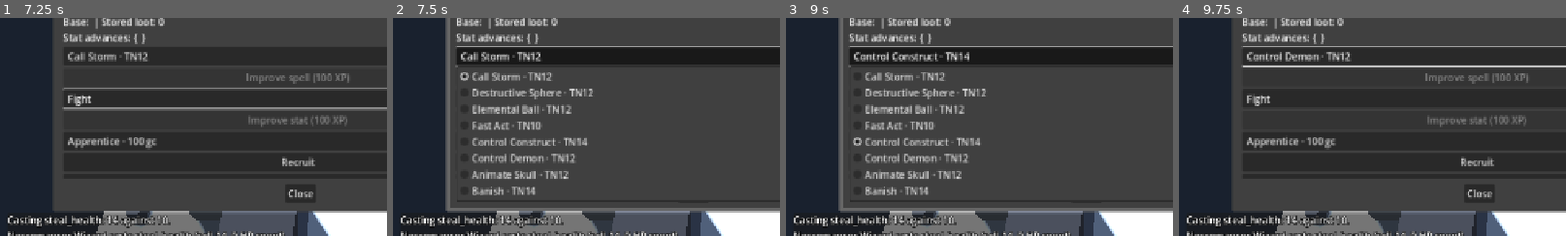
Above: before the commit, frames 1-4 (left to right).
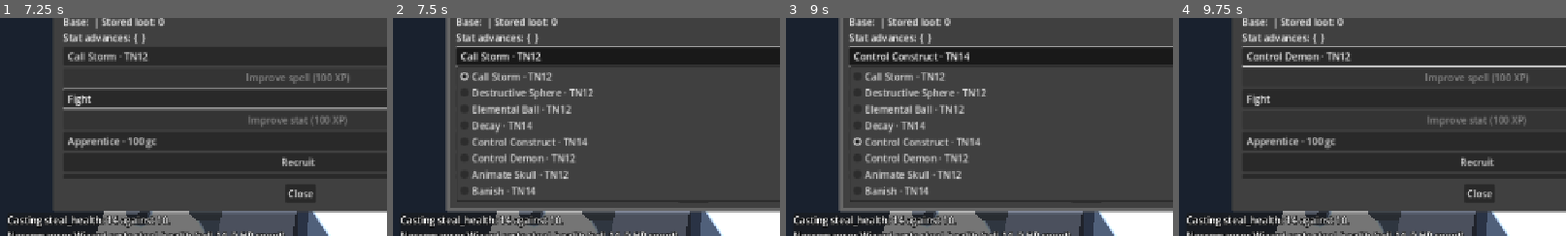
Above: after the commit, the same moments.

Repository: drag0nblad3/Frostgame
Game: Godot game, scene res://scenes/main.tscn
Same seed, same stepped clock (60 frames per second), same inputs: the game is played once before the commit and once after it.
Inputs:
- Up to frame 1 (7.25 s): click "Campaign" at 0.5 s; click "Campaign" at 1.25 s; click "New game" at 2 s; click "New game" at 2.75 s; click "Start campaign with current d…" at 3.5 s; click "Fight" at 4.25 s; click "Watch" at 5 s; click "Warband" at 5.75 s; click "Frozen Ruins" at 6.5 s
- Up to frame 2 (7.5 s): click "Call Storm · TN12" at 7.25 s
- Up to frame 3 (9 s): click "Apprentice · 100 gc" at 8 s; click "Control Construct · TN14" at 8.75 s
- Up to frame 4 (9.75 s): click "Recruit" at 9.5 s
The pictures show only the part of the screen within x 0-50%, y 27-77%; the shares and areas given below are measured in that part.

Frame 1 is identical in both runs. In frame 2, 0.4% of the frame differs, in the area x 20-39%, y 47-53%; in frame 3, 0.4%; in frame 4, nothing differs.

Commit message:
Implement Decay with individual weapon targeting and unarmed fallback

Diff:
--- a/data/spells.json
+++ b/data/spells.json
@@ -9,7 +9,7 @@
     "name": "Decay",
     "school": "chronomancer",
     "number": 12,
-    "kind": "unimplemented"
+    "kind": "counter"
   },
   "fast_act": {
     "name": "Fast Act",
--- a/src/core/figures/figure.gd
+++ b/src/core/figures/figure.gd
@@ -40,6 +40,8 @@
 var acted := false
 ## Crossbows start loaded and need an action to reload after shooting.
 var loaded := true
+var destroyed_weapons: Array[String] = []
+var unarmed_weapon: WeaponDef
 var melee: WeaponDef
 var ranged: WeaponDef
 
@@ -54,6 +56,7 @@
 		health = d.health
 		if d.id == "apothecary":
 			items.append({"potion": "healing", "campaign_item": false})
+		unarmed_weapon = unarmed
 		melee = unarmed
 		for w in d.weapons:
 			if w.melee:
@@ -73,7 +76,7 @@
 func effective_fight() -> int:
 	if spell_effects.has("blinding_light"):
 		return 0
-	var value := def.fight - (1 if treasure_id >= 0 and def.treasure_encumbered() else 0) + (2 if spell_effects.has("strength") else 0) + (1 if spell_effects.has("combat_awareness") else 0) - (2 if spell_effects.has("furious_quill") else 0)
+	var value := def.fight - (1 if treasure_id >= 0 and treasure_encumbered() else 0) + (2 if spell_effects.has("strength") else 0) + (1 if spell_effects.has("combat_awareness") else 0) - (2 if spell_effects.has("furious_quill") else 0)
 	value += 1 if spell_effects.has("potion_strength") else 0
 	if spell_effects.has("petrify"):
 		value = maxi(0, value - 3)
@@ -115,3 +118,7 @@
 
 func immune_to_poison() -> bool:
 	return def.traits.has("undead") or def.traits.has("construct") or def.traits.has("demon")
+
+
+func treasure_encumbered() -> bool:
+	return def.shield or ranged != null or melee.id in ["staff", "two_handed"]
--- a/src/core/figures/magic_equipment.gd
+++ b/src/core/figures/magic_equipment.gd
@@ -34,6 +34,8 @@
 			continue
 		var type: String = info["type"]
 		if type in WEAPONS:
+			if f.destroyed_weapons.has(type):
+				continue
 			if weapon != "" and type != weapon:
 				continue
 			if weapon == "" and type != f.melee.id and (f.ranged == null or type != f.ranged.id):
--- a/src/core/state/spell_actions.gd
+++ b/src/core/state/spell_actions.gd
@@ -9,6 +9,7 @@
 var counter: CounterMagic
 var illusions: IllusionActions
 var resistance: ResistanceActions
+var weapons: WeaponActions
 
 
 func _init(controller: GameController) -> void:
@@ -19,6 +20,7 @@
 	counter = CounterMagic.new(c)
 	illusions = IllusionActions.new(c)
 	resistance = ResistanceActions.new(c)
+	weapons = WeaponActions.new(c)
 
 
 func can_cast(id: String, target_id: int) -> bool:
@@ -96,11 +98,11 @@
 func counter_options(id: String) -> Array[Dictionary]:
 	var f := c.state.active()
 	var empty: Array[Dictionary] = []
-	if id not in ["dispel", "spell_eater"] or not c.can_act() or f == null or f.def.role not in ["wizard", "apprentice"] or Contact.in_combat(c.state.figures, f) or f.spell_effects.has("blinding_light"):
+	if id not in ["dispel", "spell_eater", "decay"] or not c.can_act() or f == null or f.def.role not in ["wizard", "apprentice"] or Contact.in_combat(c.state.figures, f) or f.spell_effects.has("blinding_light"):
 		return empty
 	if not available_spell(f, id):
 		return empty
-	return counter.options(f)
+	return weapons.options(f) if id == "decay" else counter.options(f)
 
 
 func start_counter(id: String, index: int) -> bool:
@@ -212,6 +214,9 @@
 		return true
 	if id in ["dispel", "spell_eater"]:
 		counter.apply(p["effect"])
+		return true
+	if id == "decay":
+		weapons.destroy(t, p["effect"]["weapon"])
 		return true
 	if TerrainMagic.SPELLS.has(id):
 		terrain.apply(f, id, p["at"], p["rotated"], int(result["roll"]))
--- /dev/null
+++ b/src/core/state/weapon_actions.gd
@@ -0,0 +1,49 @@
+class_name WeaponActions
+extends RefCounted
+
+var c: GameController
+
+
+func _init(controller: GameController) -> void:
+	c = controller
+
+
+static func magical(t: Figure, w: WeaponDef) -> bool:
+	if t.spell_effects.has("enchant_weapon") and (w == t.ranged or (t.ranged == null and w == t.melee)):
+		return true
+	for item in t.items:
+		if item.get("gear_info", {}).get("type", "") == w.id:
+			return true
+	return false
+
+
+func options(f: Figure) -> Array[Dictionary]:
+	var out: Array[Dictionary] = []
+	for t in c.state.figures:
+		if t == f or not t.in_play() or not IllusionRules.visible_to(c.state.figures, f, t) or not LineOfSight.check(c.state.board, f.pos, t.pos).clear:
+			continue
+		for w in t.def.weapons:
+			if w.id in ["natural", "unarmed"] or t.destroyed_weapons.has(w.id) or magical(t, w):
+				continue
+			out.append({"kind": "weapon", "target": t.id, "weapon": w.id, "label": "%s #%d — %s" % [t.label(), t.id, w.name]})
+	return out
+
+
+func destroy(t: Figure, id: String) -> void:
+	if t.destroyed_weapons.has(id):
+		return
+	t.destroyed_weapons.append(id)
+	if t.melee.id == id:
+		t.melee = t.unarmed_weapon
+		for w in t.def.weapons:
+			if w.melee and not t.destroyed_weapons.has(w.id):
+				t.melee = w
+				break
+	if t.ranged != null and t.ranged.id == id:
+		t.ranged = null
+		for w in t.def.weapons:
+			if w.is_ranged() and not t.destroyed_weapons.has(w.id):
+				t.ranged = w
+				t.loaded = true
+				break
+	c.emit("weapon_destroyed", {"id": t.id, "weapon": id})
--- a/src/view/battle/battle_input.gd
+++ b/src/view/battle/battle_input.gd
@@ -154,7 +154,7 @@
 			hint = "Choose a spell."
 		"counter_select":
 			var option := counter_choices[counter_index]
-			hint = "Cancel effect %d/%d: %s" % [counter_index + 1, counter_choices.size(), option["label"]]
+			hint = "%s %d/%d: %s" % ["Destroy weapon" if selected_spell == "decay" else "Cancel effect", counter_index + 1, counter_choices.size(), option["label"]]
 			if option["kind"] == "terrain":
 				points.append(option["piece"].rect.get_center())
 			elif option["kind"] != "storm":
@@ -277,7 +277,7 @@
 	if key.begins_with("spell_") and key != "spell_cancel":
 		selected_spell = key.trim_prefix("spell_")
 		spell_rotated = false
-		if selected_spell in ["dispel", "spell_eater"]:
+		if selected_spell in ["dispel", "spell_eater", "decay"]:
 			counter_choices = c._magic.counter_options(selected_spell)
 			if counter_choices.is_empty():
 				refresh()
--- a/src/view/hud/battle_hud.gd
+++ b/src/view/hud/battle_hud.gd
@@ -12,7 +12,7 @@
 signal action_pressed(action: String)
 
 const LOG_LINES := 4
-const ACTIONS := {"move": "Move", "fight": "Fight", "shoot": …(467 unchanged characters)… t_scroll": "Use scroll instead", "spell_elemental_bolt": "Elemental Bolt", "spel …(2506 unchanged characters)…
+const ACTIONS := {"move": "Move", "fight": "Fight", "shoot": …(467 unchanged characters)… t_scroll": "Use scroll instead", "spell_decay": "Decay", "spell_elemental_bolt": "Elemental Bolt", "spel …(2506 unchanged characters)…
 
 var _status: Label
 var _hint: Label
--- /dev/null
+++ b/tests/unit/test_decay.gd
@@ -0,0 +1,27 @@
+extends TestCase
+
+
+func test_decay_bow_and_dagger() -> void:
+	var c := make_game(make_board(), [fig("wizard", 0, Vector2(10, 10)), fig("archer", 1, Vector2(14, 10))], LoadedDice.new([18]))
+	c.state.spell_catalog = JsonFile.read("res://data/spells.json")
+	c.state.spellbooks[0] = {"decay": 12}
+	c.state.active_id = 1
+	c.state.active().actions_left = 2
+	var t := c.state.figure(2)
+	check_eq(c._magic.counter_options("decay").size(), 2)
+	check(c._magic.start_counter("decay", 0))
+	check(c.finish_cast(0))
+	check(t.ranged == null)
+	check_eq(t.melee.id, "dagger")
+	c._magic.weapons.destroy(t, "dagger")
+	check_eq(t.melee.id, "unarmed")
+
+
+func test_decay_ignores_magic_weapons() -> void:
+	var c := make_game(make_board(), [fig("wizard", 0, Vector2(10, 10)), fig("thug", 1, Vector2(14, 10))], Dice.new(1))
+	var t := c.state.figure(2)
+	t.spell_effects["enchant_weapon"] = true
+	check(c._magic.weapons.options(c.state.figure(1)).is_empty())
+	t.spell_effects.clear()
+	t.items.append({"gear": "gear_hand_weapon_damage", "gear_info": CampaignInventory.catalog()["gear_hand_weapon_damage"]})
+	check(c._magic.weapons.options(c.state.figure(1)).is_empty())
Not shown, changed: docs/rules-coverage.md
